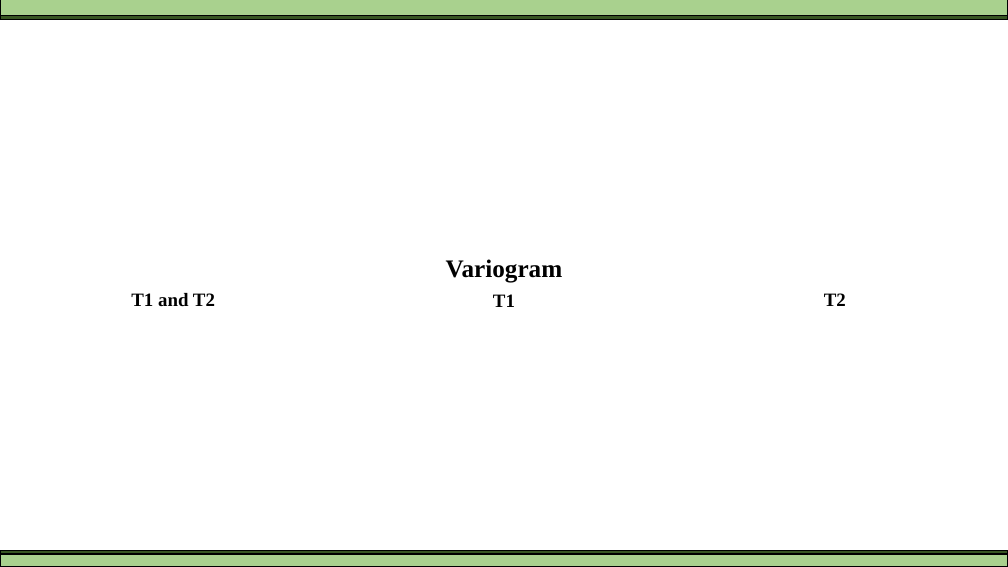
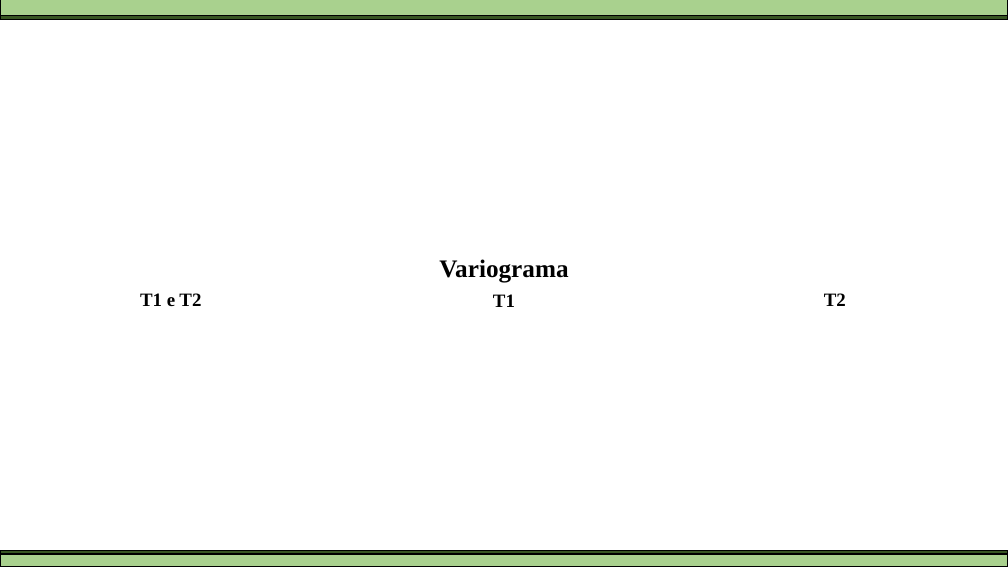
Before and after one commit to franciscocamellon/lallemand_plant_care, a slide deck: slide 5 of core/resources/presentation/presentation_template.pptx. Drawn at 1008x567 pixels with LibreOffice and Linux fonts; fonts in the diff are those of the drawing. Boxes give left, top, right and bottom in pixels: in the first picture for what was removed or moved away, otherwise in the second. Text is boxed around its words. In the diff, an @@ line names an element or a change of style, - is before the commit and + after.

```diff
--- a/core/resources/presentation/presentation_template.pptx
+++ b/core/resources/presentation/presentation_template.pptx
@@ text at (x1=439, y1=259, x2=568, y2=283): text changed @@
-Variogram
+Variograma
@@ text at (x1=140, y1=293, x2=201, y2=306): text changed @@
-T1 and T2
+T1 e T2
```
Also in this commit, not shown: 21 other files.
